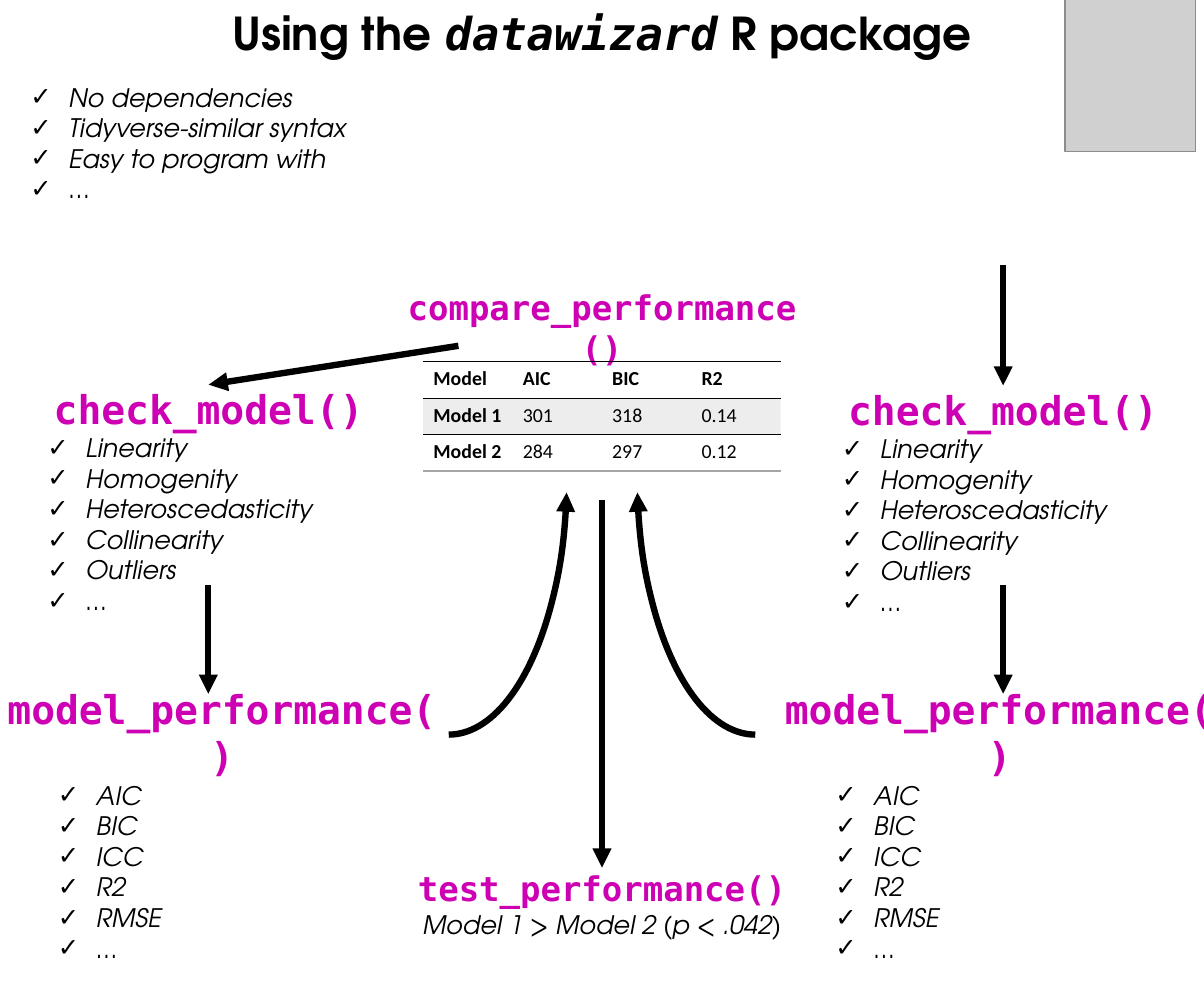
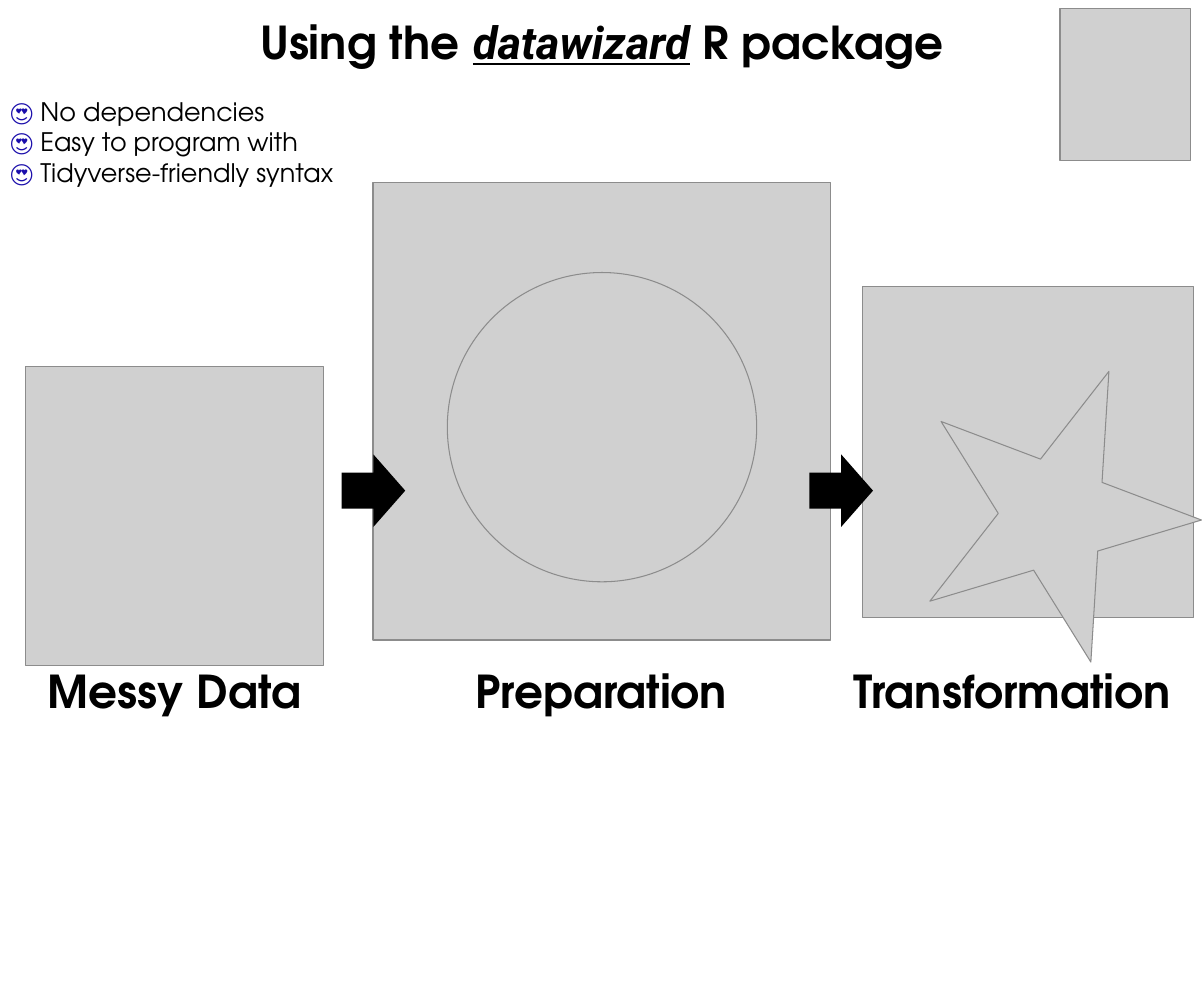
Before and after one commit to easystats/datawizard, a slide deck: slide 1 of man/figures/figures.pptx. Drawn at 1204x1003 pixels with LibreOffice and Linux fonts; fonts in the diff are those of the drawing; grey boxes stand for pictures. Boxes give left, top, right and bottom in pixels: in the first picture for what was removed or moved away, otherwise in the second. Text is boxed around its words. In the diff, an @@ line names an element or a change of style, - is before the commit and + after.

Commit message:
edit powerpoint #89

```diff
--- a/man/figures/figures.pptx
+++ b/man/figures/figures.pptx
@@ text "Using the datawizard R package": place and size @@
-text "Using the datawizard R package" at (232, 13, 972, 60)
+text "Using the datawizard R package" at (260, 24, 944, 69)
@@ text "Using the datawizard R package" at (260, 24, 944, 69): font DejaVu Sans Mono to Roboto, underline on in "datawizard" @@
@@ picture: place and size @@
-picture at (1065, 0, 1196, 152)
+picture at (1060, 9, 1191, 161)
@@ text at (40, 102, 333, 187): text changed; italic off @@
-✓ No dependencies
-✓ Tidyverse-similar syntax
-✓ Easy to program with
-✓ …
+😍 No dependencies
+😍 Easy to program with
+😍 Tidyverse-friendly syntax
@@ picture added at (373, 182, 831, 640) @@
@@ arc (boxed as its full ellipse) removed at (330, 218, 566, 735) @@
@@ arc (boxed as its full ellipse) removed at (637, 218, 873, 735) @@
@@ arrow removed from (1003, 265) to (1003, 385) @@
@@ text removed at (408, 294, 797, 328) @@
-compare_performance()
@@ picture added at (448, 272, 757, 582) @@
@@ picture added at (862, 286, 1194, 618) @@
@@ picture added at (880, 323, 1204, 681) @@
@@ arrow removed from (459, 346) to (209, 385) @@
@@ picture added at (25, 367, 324, 666) @@
@@ table removed at (423, 362, 782, 471), 3 rows, 4 columns @@
-Model | AIC | BIC | R2
-Model 1 | 301 | 318 | 0.14
-Model 2 | 284 | 297 | 0.12
@@ text removed at (54, 394, 364, 580) @@
-check_model()
-✓ Linearity
-✓ Homogenity
-✓ Heteroscedasticity
-✓ Collinearity
-✓ Outliers
-✓ …
@@ text removed at (848, 395, 1158, 581) @@
-check_model()
-✓ Linearity
-✓ Homogenity
-✓ Heteroscedasticity
-✓ Collinearity
-✓ Outliers
-✓ …
@@ right arrow added at (342, 455, 405, 527), fill #000000 @@
@@ right arrow added at (809, 455, 873, 527), fill #000000 @@
@@ arrow removed from (603, 501) to (603, 868) @@
@@ arrow removed from (208, 585) to (208, 694) @@
@@ arrow removed from (1003, 585) to (1003, 694) @@
@@ text added at (48, 658, 301, 717), 32 pt, text #000000, bold @@
+Messy Data
@@ text added at (853, 658, 1171, 709), 32 pt, text #000000, bold @@
+Transformation
@@ text added at (475, 673, 727, 717), 32 pt, text #000000, bold @@
+Preparation
@@ text removed at (7, 691, 436, 928) @@
-model_performance()
-  ✓ AIC
-  ✓ BIC
-  ✓ ICC
-  ✓ R2
-  ✓ RMSE
-  ✓ …
@@ text removed at (785, 691, 1204, 928) @@
-model_performance()
-  ✓ AIC
-  ✓ BIC
-  ✓ ICC
-  ✓ R2
-  ✓ RMSE
-  ✓ …
@@ text removed at (418, 875, 786, 940) @@
-test_performance()
-Model 1 > Model 2 (p < .042)
```
